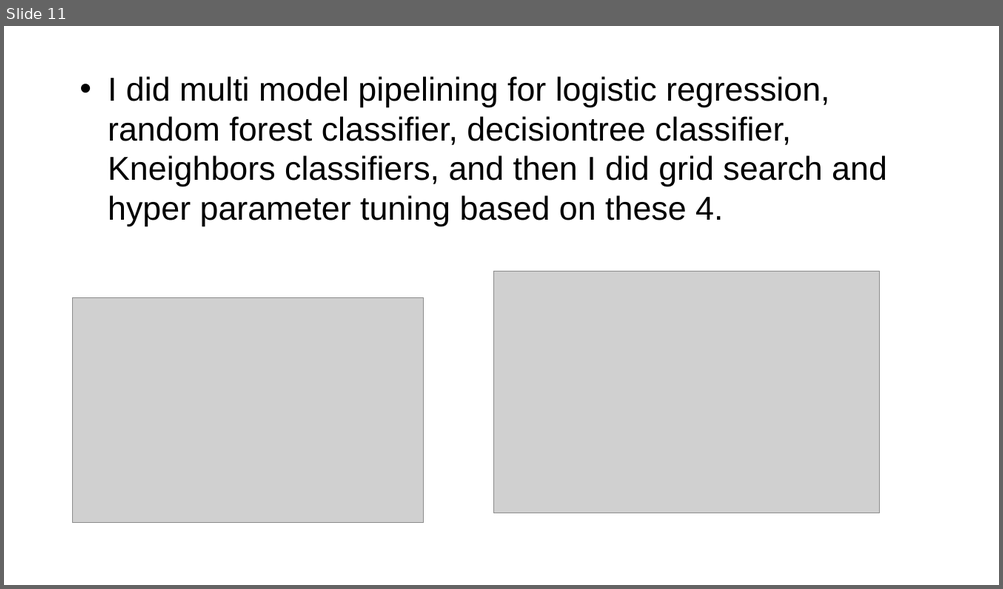
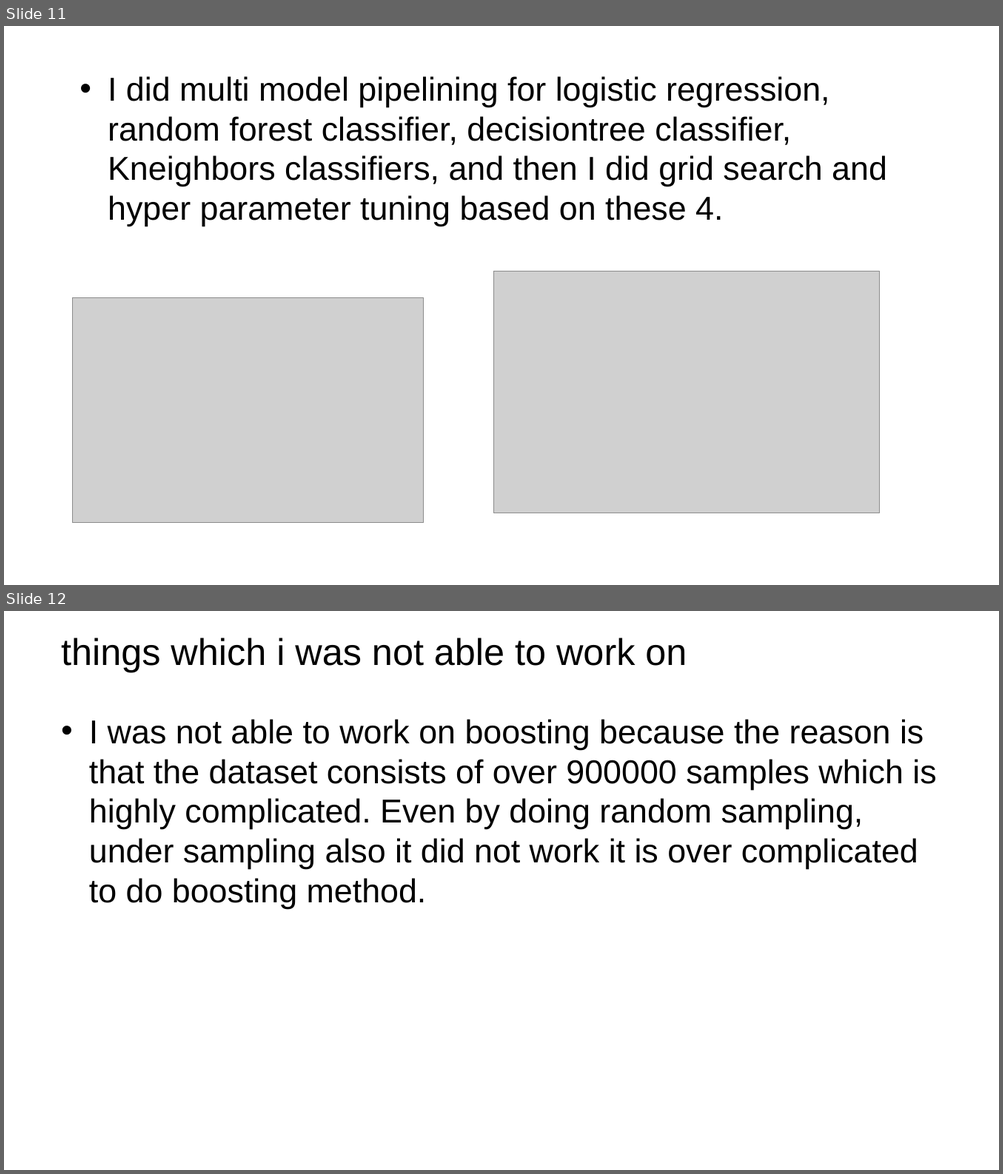
Before and after one commit to adityaravichander45/october-wkshop, a slide deck: Hackathon workshop.pptx. Shown one above the other, each under a label of ours: slide 11 before the commit, slides 11 and 12 after it. The pictures are 1003x589 and 1003x1174 pixels, drawn with LibreOffice and Linux fonts; fonts in the diff are those of the drawing; grey boxes stand for pictures; background and template pictures are left out. Boxes give left, top, right and bottom in pixels: in the first picture for what was removed or moved away, otherwise in the second. Text is boxed around its words. In the diff, an @@ line names an element or a change of style, - is before the commit and + after.

```diff
--- a/Hackathon workshop.pptx
+++ b/Hackathon workshop.pptx
@@ slide 12 added at bbox=[4, 611, 999, 1170], background picture (left out) @@
@@ title added at bbox=[61, 638, 686, 672], 36 pt, text #000000 @@
+things which i was not able to work on
@@ text added at bbox=[89, 719, 936, 909], 32 pt, text #000000 @@
+• I was not able to work on boosting because the reason is that the dataset consists of over 900000 samples which is highly complicated. Even by doing random sampling, under sampling also it did not work it is over complicated to do boosting method.
```
Also in this commit, not shown: 8 slides changed, 1 other slide added, 2 slides removed.
